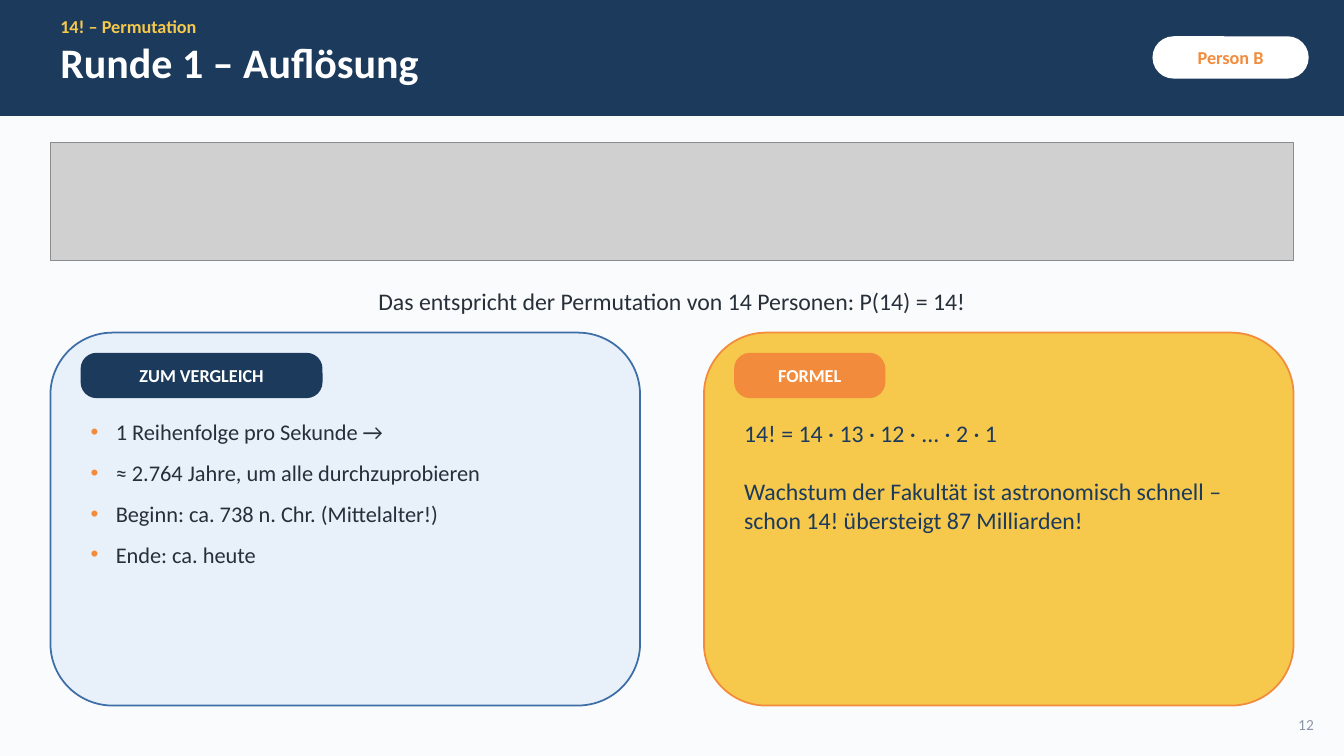
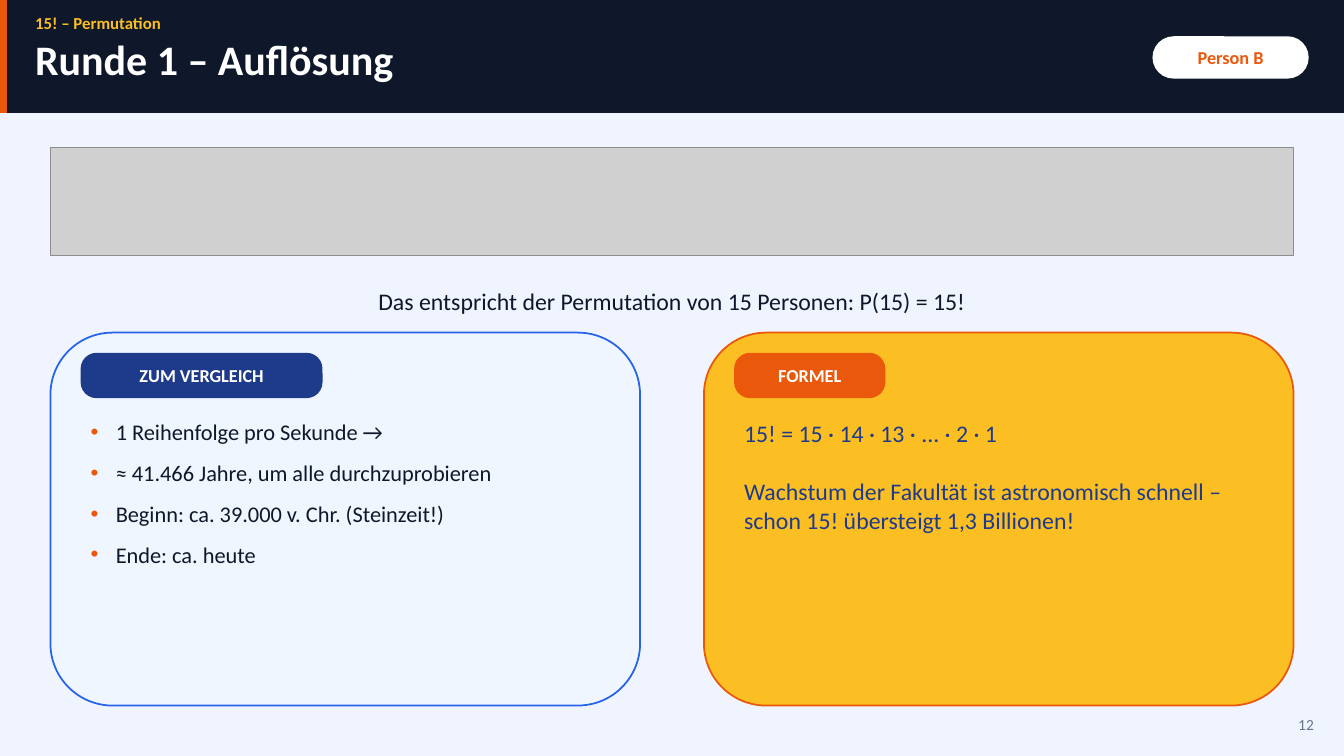
Before and after one commit to simonschick240308-hash/stuff4staff-upgrade, a slide deck: slide 12 of kombinatorik-praesentation/kombinatorik_praesentation.pptx. Drawn at 1344x756 pixels with LibreOffice and Linux fonts; fonts in the diff are those of the drawing; grey boxes stand for pictures. Boxes give left, top, right and bottom in pixels: in the first picture for what was removed or moved away, otherwise in the second. Text is boxed around its words. In the diff, an @@ line names an element or a change of style, - is before the commit and + after.

```diff
--- a/kombinatorik-praesentation/kombinatorik_praesentation.pptx
+++ b/kombinatorik-praesentation/kombinatorik_praesentation.pptx
@@ background #FAFBFC to #F0F4FF @@
@@ rectangle at (x1=0, y1=0, x2=1344, y2=113): fill #1B3A5C to #0F172A @@
@@ rectangle added at (x1=0, y1=0, x2=7, y2=113), fill #EA580C @@
@@ text "15! – Permutation" moved from (x1=60, y1=20, x2=418, y2=85) to (x1=35, y1=17, x2=393, y2=82) @@
@@ text at (x1=35, y1=17, x2=160, y2=29): text changed; size 13 to 12 pt; text colour #F6C84C to #FBBF24 @@
-14! – Permutation
+15! – Permutation
@@ rounded rectangle "Person B" at (x1=1152, y1=36, x2=1309, y2=79): text colour #F28C3C to #EA580C @@
@@ picture resized from (x1=50, y1=143, x2=1294, y2=261) to (x1=50, y1=147, x2=1294, y2=256) @@
@@ text at (x1=378, y1=293, x2=965, y2=314): text changed; text colour #27303A to #0F172A @@
-Das entspricht der Permutation von 14 Personen: P(14) = 14!
+Das entspricht der Permutation von 15 Personen: P(15) = 15!
@@ rounded rectangle at (x1=50, y1=333, x2=640, y2=706): fill #E8F1FA to #EFF6FF; outline #3D6EA5 1.25 pt to #2563EB 1.25 pt @@
@@ rounded rectangle "ZUM VERGLEICH" at (x1=81, y1=353, x2=323, y2=398): fill #1B3A5C to #1E3A8A @@
@@ rounded rectangle at (x1=704, y1=333, x2=1294, y2=706): fill #F6C84C to #FBBF24; outline #F28C3C 1.25 pt to #EA580C 1.25 pt @@
@@ rounded rectangle "FORMEL" at (x1=734, y1=353, x2=885, y2=398): fill #F28C3C to #EA580C @@
@@ text at (x1=116, y1=424, x2=358, y2=563): text colour #27303A to #0F172A in "1 Reihenfolge pro Sekunde →", "Ende: ca. heute"; bullet colour #F28C3C to #EA580C @@
@@ text at (x1=744, y1=426, x2=997, y2=442): text changed; text colour #1B3A5C to #1E3A8A @@
-14! = 14 · 13 · 12 · ... · 2 · 1
+15! = 15 · 14 · 13 · ... · 2 · 1
@@ text at (x1=116, y1=465, x2=492, y2=526): text changed; text colour #27303A to #0F172A @@
-• ≈ 2.764 Jahre, um alle durchzuprobieren
-• Beginn: ca. 738 n. Chr. (Mittelalter!)
+• ≈ 41.466 Jahre, um alle durchzuprobieren
+• Beginn: ca. 39.000 v. Chr. (Steinzeit!)
@@ text at (x1=744, y1=483, x2=1204, y2=500): text colour #1B3A5C to #1E3A8A in "Wachstum der Fakultät ist astronomisch schnell –" @@
@@ text at (x1=744, y1=512, x2=1074, y2=533): text changed; text colour #1B3A5C to #1E3A8A @@
-schon 14! übersteigt 87 Milliarden!
+schon 15! übersteigt 1,3 Billionen!
@@ text "12" at (x1=1298, y1=720, x2=1314, y2=730): text colour #8A96A6 to #64748B @@
```
Also in this commit, not shown: 17 other slides changed, 6 other files.
